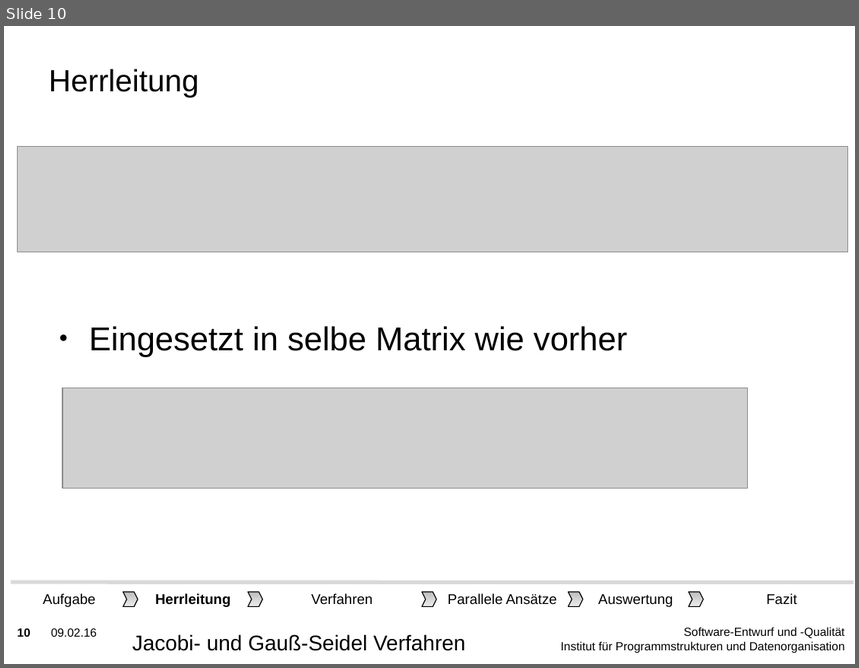
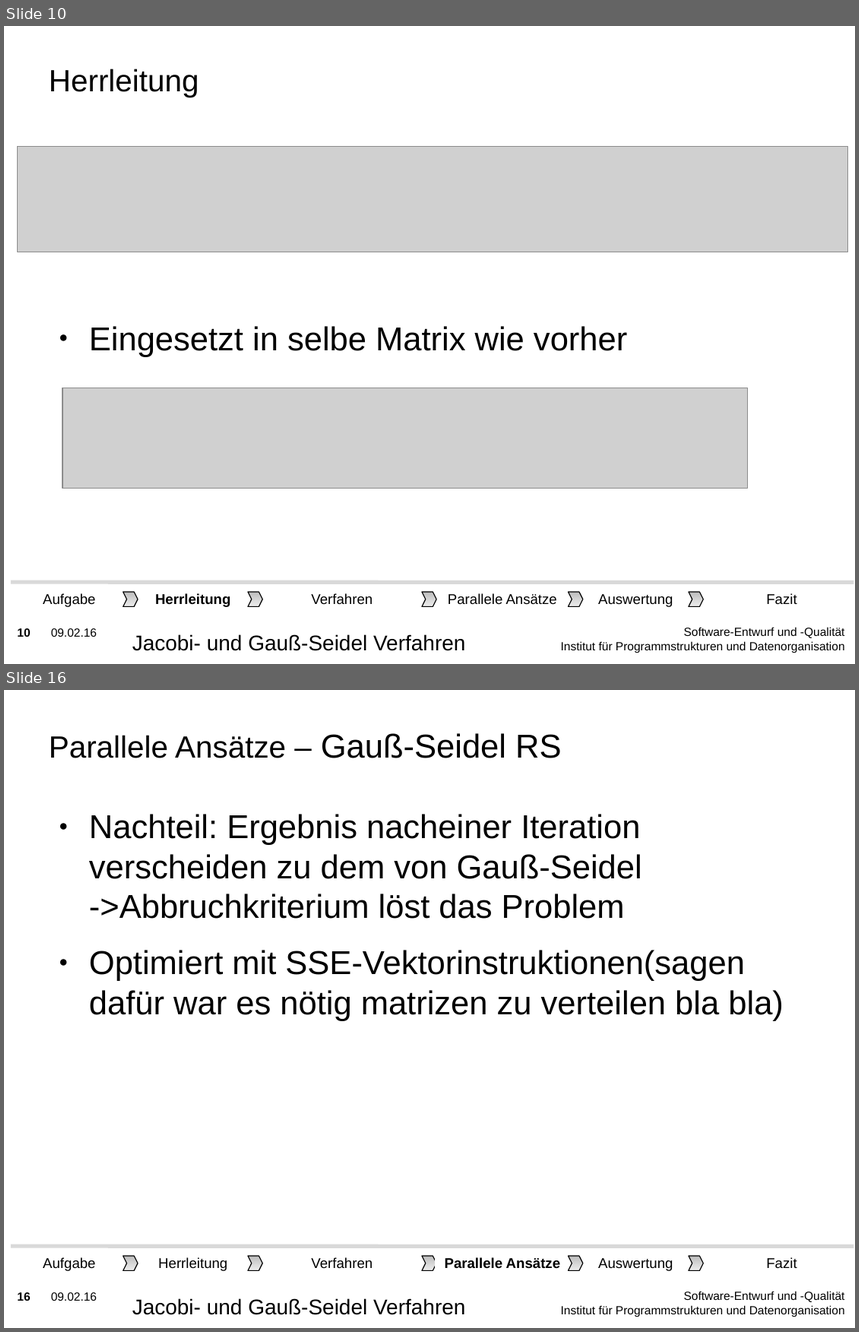
Before and after one commit to lutteropp/parallelDG, a slide deck: präsident/KIT-Masterslides-DE-SDQ.odp. Shown one above the other, each under a label of ours: slide 10 before the commit, slides 10 and 16 after it; the slides between them are not shown. The pictures are 859x668 and 859x1332 pixels, drawn with LibreOffice and Linux fonts; fonts in the diff are those of the drawing; grey boxes stand for pictures; background and template pictures are left out. Boxes give left, top, right and bottom in pixels: in the first picture for what was removed or moved away, otherwise in the second. Text is boxed around its words. In the diff, an @@ line names an element or a change of style, - is before the commit and + after.

Commit message:
aufgabe d gelöscht präsentation geupdatet

```diff
--- a/präsident/KIT-Masterslides-DE-SDQ.odp
+++ b/präsident/KIT-Masterslides-DE-SDQ.odp
@@ slide 16 added at (4, 690, 855, 1328), background picture (left out); not listed: 3 template elements that a slide beside it also shows @@
@@ title added at (49, 733, 561, 758), 26 pt, text #000000 @@
+Parallele Ansätze – Gauß-Seidel RS
@@ text added at (89, 814, 784, 1021), 28 pt, text #000000 @@
+● Nachteil: Ergebnis nacheiner Iteration verscheiden zu dem von Gauß-Seidel
+  ->Abbruchkriterium löst das Problem
+● Optimiert mit SSE-Vektorinstruktionen(sagen dafür war es nötig matrizen zu verteilen bla bla)
@@ group added at (11, 1246, 854, 1277): 6 rectangles, 5 freeform shapes, 1 line @@
+Herrleitung
+Auswertung
+Verfahren
+Fazit
+Aufgabe
+Parallele Ansätze
@@ text added at (132, 1299, 465, 1315), 18 pt, text #000000 @@
+Jacobi- und Gauß-Seidel Verfahren
```
Also in this commit, not shown: 4 slides changed, 5 other slides added, 53 other files.
